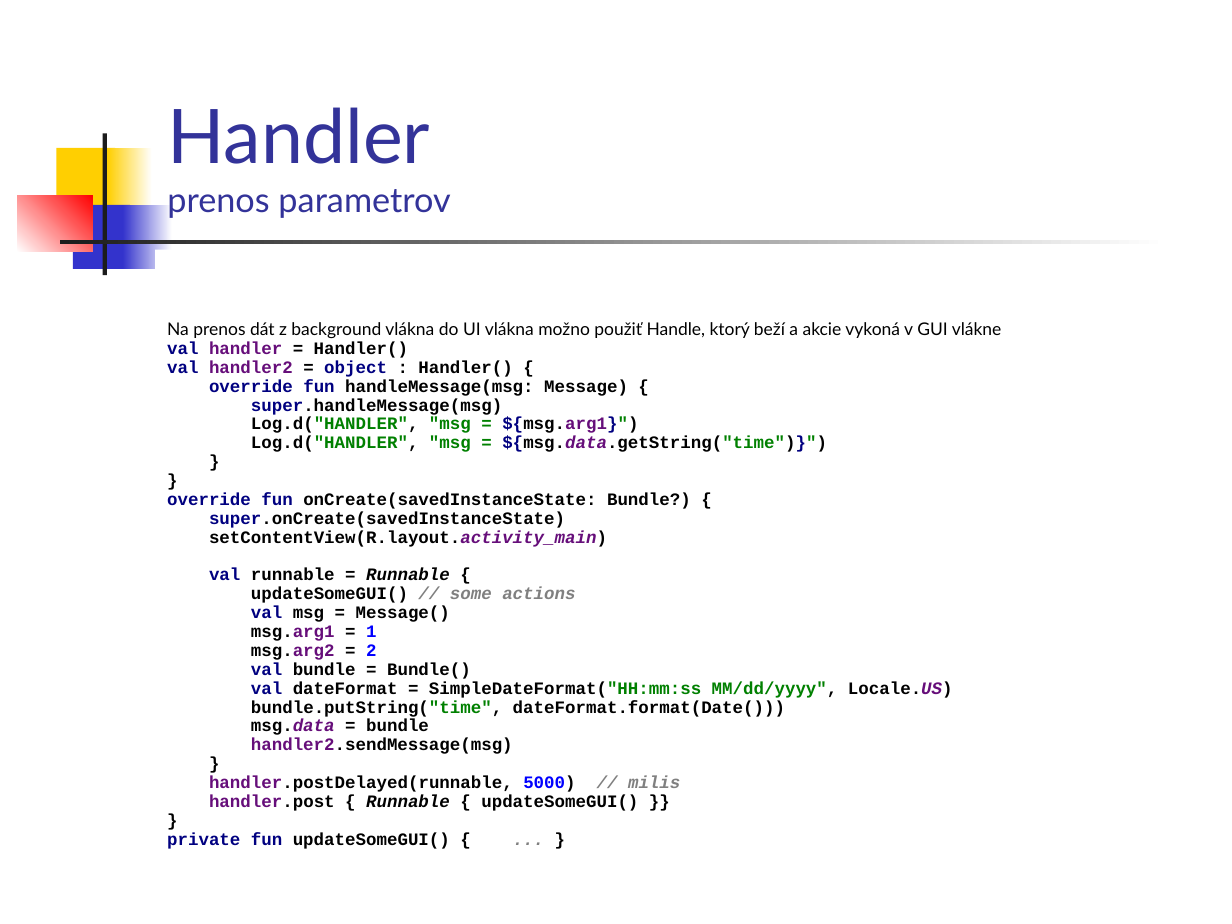
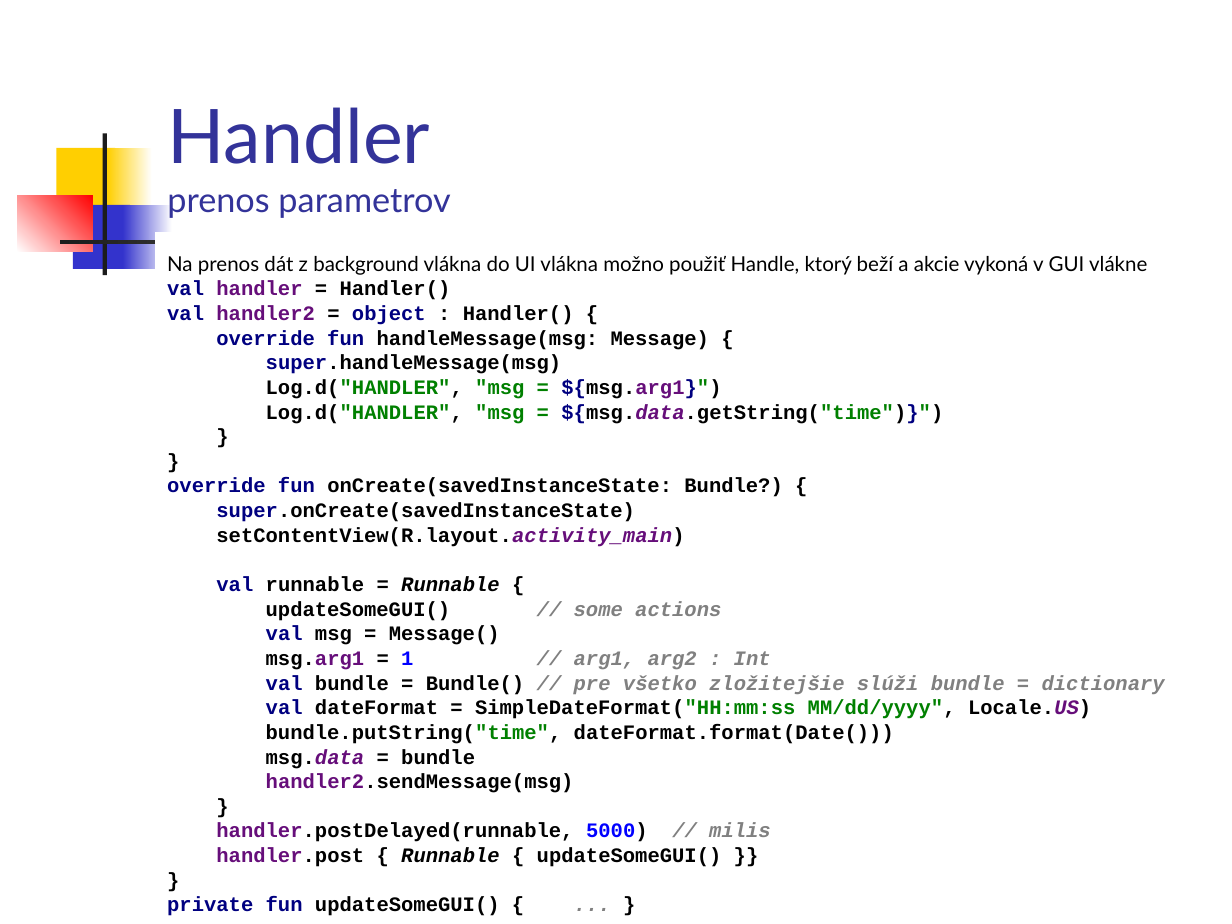
Before and after one commit to vmandro/Prednasky, a slide deck: slide 12 of 03/03_Android.ppt (slide 11 before the commit). Drawn at 1232x924 pixels with LibreOffice and Linux fonts; fonts in the diff are those of the drawing. Boxes give left, top, right and bottom in pixels: in the first picture for what was removed or moved away, otherwise in the second. Text is boxed around its words. In the diff, an @@ line names an element or a change of style, - is before the commit and + after.

```diff
--- a/03/03_Android.ppt
+++ b/03/03_Android.ppt
@@ text "Na prenos dát z background ...": place and size @@
-text "Na prenos dát z background ..." at [167, 322, 1002, 849]
+text "Na prenos dát z background ..." at [167, 256, 1165, 916]
@@ text at [167, 256, 1147, 275]: size 10.2 to 12 pt in "Na prenos dát z background vlákna do ..." @@
@@ text at [167, 281, 1165, 916]: text changed; size 10.2 to 12 pt @@
-val handler = Handler()
-val handler2 = object : Handler() {
-override fun handleMessage(msg: Message) {
-super.handleMessage(msg)
-Log.d("HANDLER", "msg = ${msg.arg1}")
-Log.d("HANDLER", "msg = ${msg.data.getString("time")}")
-}
-}
-override fun onCreate(savedInstanceState: Bundle?) {
-super.onCreate(savedInstanceState)
-setContentView(R.layout.activity_main)
-val runnable = Runnable {
-updateSomeGUI() // some actions
-val msg = Message()
-msg.arg1 = 1
-msg.arg2 = 2
-val bundle = Bundle()
-val dateFormat = SimpleDateFormat("HH:mm:ss MM/dd/yyyy", Locale.US)
-bundle.putString("time", dateFormat.format(Date()))
-msg.data = bundle
-handler2.sendMessage(msg)
-}
-handler.postDelayed(runnable, 5000) // milis
-handler.post { Runnable { updateSomeGUI() }}
-}
-private fun updateSomeGUI() { ... }
+val handler = Handler()
+val handler2 = object : Handler() {
+override fun handleMessage(msg: Message) {
+super.handleMessage(msg)
+Log.d("HANDLER", "msg = ${msg.arg1}")
+Log.d("HANDLER", "msg = ${msg.data.getString("time")}")
+}
+}
+override fun onCreate(savedInstanceState: Bundle?) {
+super.onCreate(savedInstanceState)
+setContentView(R.layout.activity_main)
+val runnable = Runnable {
+updateSomeGUI() // some actions
+val msg = Message()
+msg.arg1 = 1 // arg1, arg2 : Int
+val bundle = Bundle() // pre všetko zložitejšie slúži bundle = dictionary
+val dateFormat = SimpleDateFormat("HH:mm:ss MM/dd/yyyy", Locale.US)
+bundle.putString("time", dateFormat.format(Date()))
+msg.data = bundle
+handler2.sendMessage(msg)
+}
+handler.postDelayed(runnable, 5000) // milis
+handler.post { Runnable { updateSomeGUI() }}
+}
+private fun updateSomeGUI() { ... }
```
Also in this commit, not shown: 11 other slides changed, 6 slides added, 2 slides removed, 5 other files.
